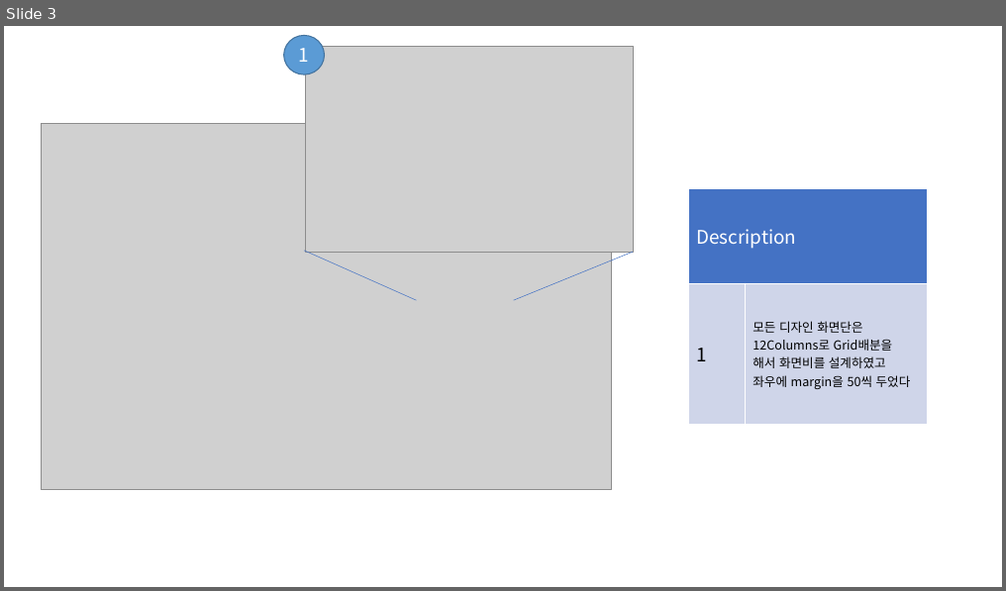
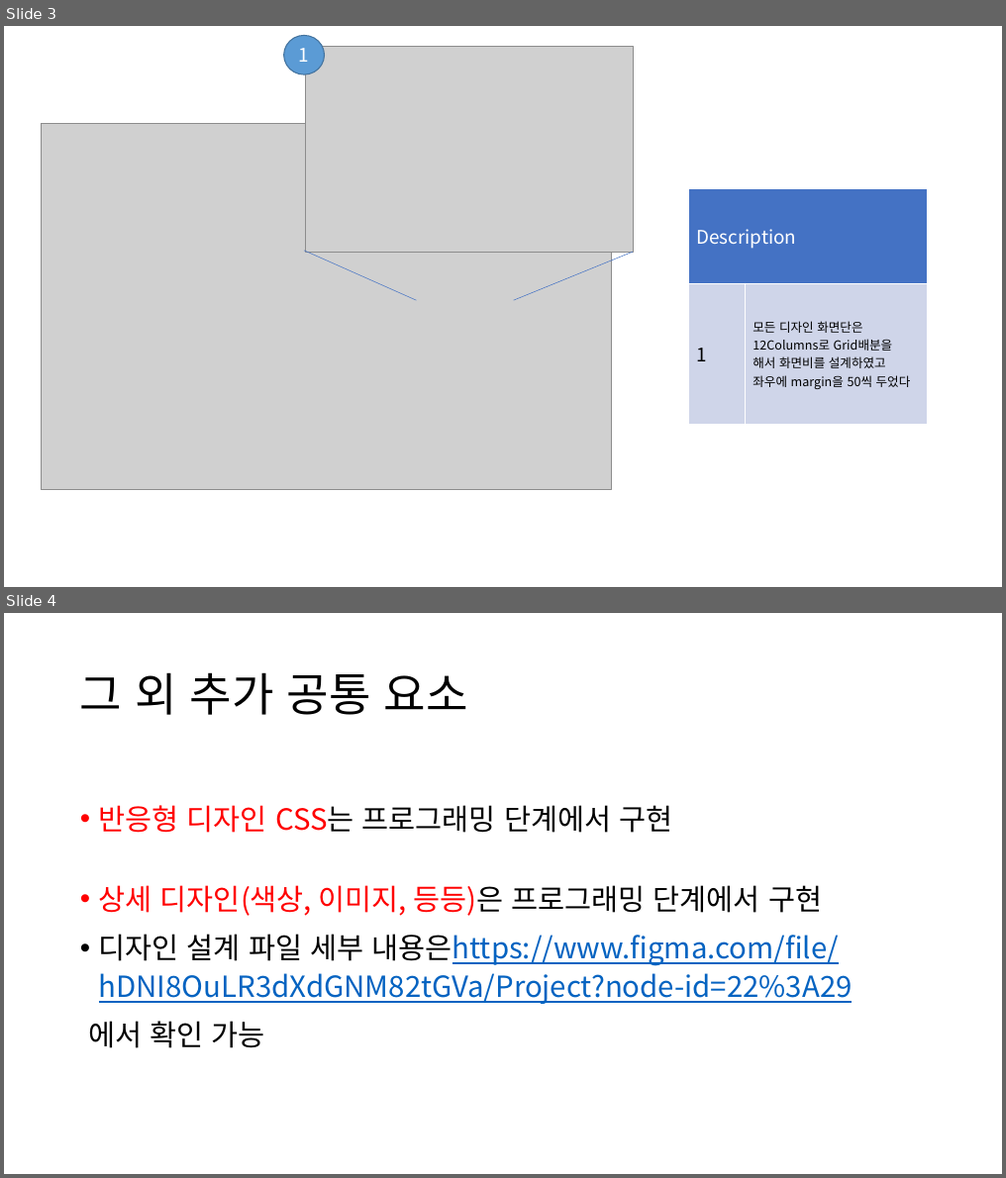
Before and after one commit to EastZero123/Work, a slide deck: ~2022-10-31 1인프로젝트/설계서/디자인 계획서_MVP-최동영.pptx. Shown one above the other, each under a label of ours: slide 3 before the commit, slides 3 and 4 after it. The pictures are 1006x591 and 1006x1178 pixels, drawn with LibreOffice and Linux fonts; fonts in the diff are those of the drawing; grey boxes stand for pictures. Boxes give left, top, right and bottom in pixels: in the first picture for what was removed or moved away, otherwise in the second. Text is boxed around its words. In the diff, an @@ line names an element or a change of style, - is before the commit and + after.

```diff
--- a/~2022-10-31 1인프로젝트/설계서/디자인 계획서_MVP-최동영.pptx
+++ b/~2022-10-31 1인프로젝트/설계서/디자인 계획서_MVP-최동영.pptx
@@ slide 4 added at (4, 613, 1002, 1174), background #FFFFFF @@
@@ title added at (80, 672, 468, 715), 44 pt, text #000000 @@
+그 외 추가 공통 요소
@@ text added at (88, 805, 852, 1049), 28 pt, text #0563C1, underline @@
+• 반응형 디자인 CSS는 프로그래밍 단계에서 구현
+• 상세 디자인(색상, 이미지, 등등)은 프로그래밍 단계에서 구현
+• 디자인 설계 파일 세부 내용은https://www.figma.com/file/hDNI8OuLR3dXdGNM82tGVa/Project?node-id=22%3A29
+에서 확인 가능
```
Also in this commit, not shown: 5 other slides added, 4 other files.
